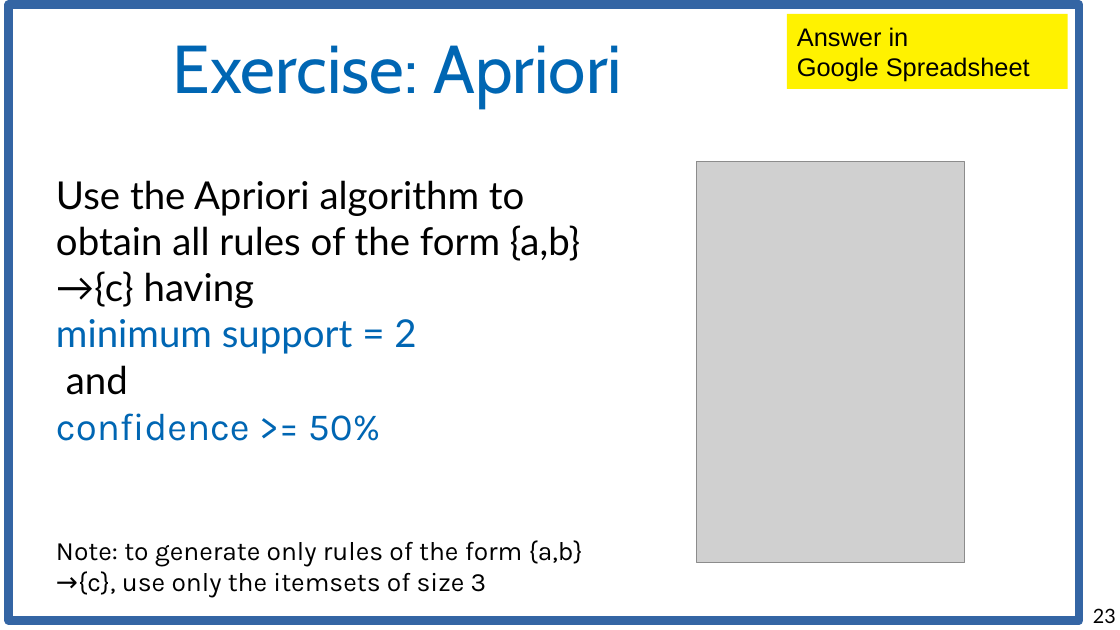
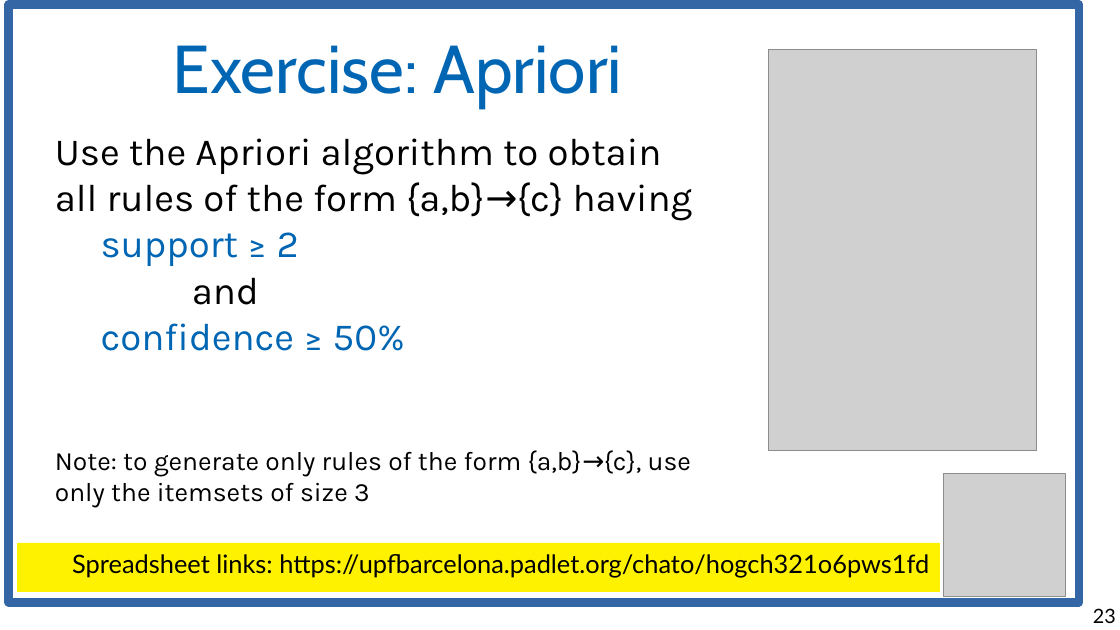
Before and after one commit to marco-calautti/data-mining-course, a slide deck: slide 23 of theory/odp/tt13_association_rules_mining.odp. Drawn at 1120x630 pixels with LibreOffice and Linux fonts; fonts in the diff are those of the drawing; grey boxes stand for pictures. Boxes give left, top, right and bottom in pixels: in the first picture for what was removed or moved away, otherwise in the second. Text is boxed around its words. In the diff, an @@ line names an element or a change of style, - is before the commit and + after.

```diff
--- a/theory/odp/tt13_association_rules_mining.odp
+++ b/theory/odp/tt13_association_rules_mining.odp
@@ rectangle: place and size @@
-rectangle at [9,4,1080,621]
+rectangle at [9,4,1080,603]
@@ rectangle removed at [788,14,1068,89] @@
-Answer in
-Google Spreadsheet
@@ picture: place and size @@
-picture at [697,162,965,563]
+picture at [769,50,1037,451]
@@ text at [55,138,693,351]: text changed; font Lato to Karla @@
-Use the Apriori algorithm to obtain all rules of the form {a,b}→{c} having
-minimum support = 2
-and
-confidence >= 50%
+Use the Apriori algorithm to obtain all rules of the form {a,b}→{c} having
+support ≥ 2
+and
+confidence ≥ 50%
@@ text "Use the Apriori algorithm to ...": place and size @@
-text "Use the Apriori algorithm to ..." at [56,180,583,595]
+text "Use the Apriori algorithm to ..." at [55,138,693,508]
@@ picture added at [944,475,1067,598] @@
@@ rectangle added at [17,543,940,592], fill #FFF200, 18 pt, text #000000 @@
+Spreadsheet links: https://upfbarcelona.padlet.org/chato/hogch321o6pws1fd
```
Also in this commit, not shown: 8 other slides changed, 6 other files.
